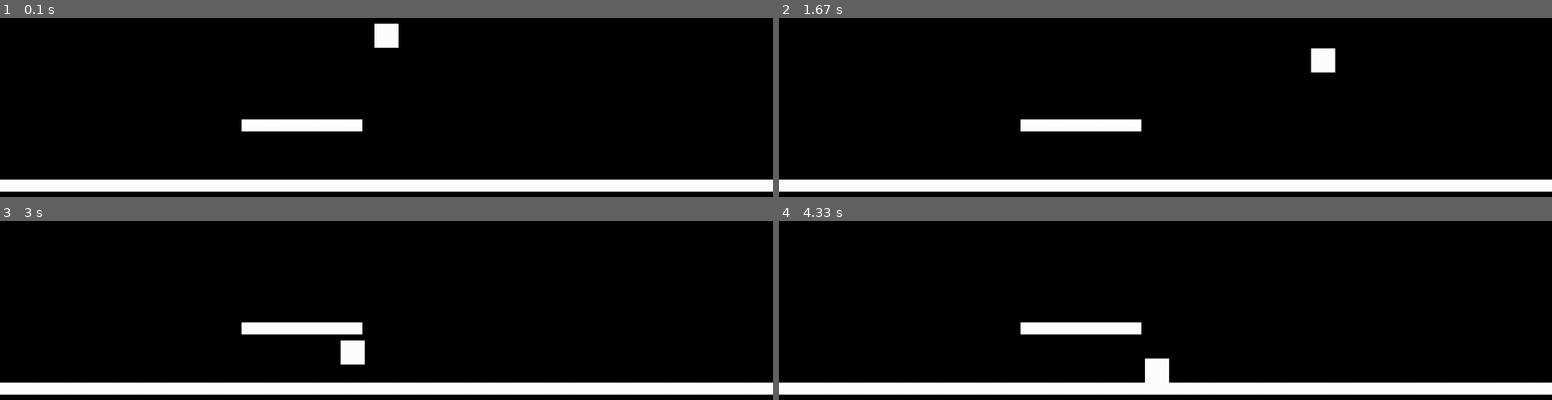
Above: before the commit, frames 1-4 (two rows, left to right).
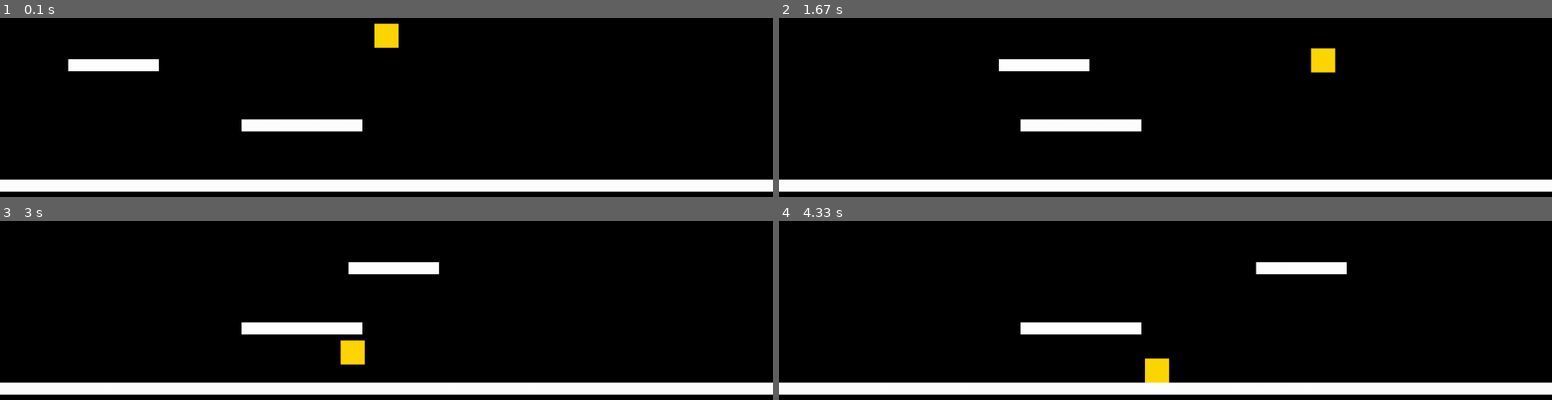
Above: after the commit, the same moments.

Repository: lambo-n/thecoderschool-pygames
Game: pygame game, started from chase.py
Same seed, same stepped clock (60 frames per second), same inputs: the game is played once before the commit and once after it.
Inputs:
- Up to frame 1 (0.1 s): no input
- Up to frame 2 (1.67 s): hold Right 0.33-0.8 s; hold Up 0.83-1.13 s; hold Right 1.17-1.63 s
- Up to frame 3 (3 s): hold Left 1.67-2.2 s; hold Left 2.23-2.63 s; hold Up from 2.67 s (still down)
- Up to frame 4 (4.33 s): release Up at 3.03 s; hold Right 3.07-3.7 s; hold Left 3.73-4.2 s; hold Right from 4.23 s (still down)

The runs differ from the first frame. In frame 1, 1.3% of the frame differs, in the area x 8-52%, y 2-31%; in frame 2, 1.3%; in frame 3, 1.3%, in the area x 44-57%, y 22-81%; in frame 4, 1.3%.

Commit message:
added moving platforms

Diff:
--- a/chase.py
+++ b/chase.py
@@ -15,8 +15,10 @@
 # xpos, ypos, xwidth, yheight
 platformGround = pygame.Rect(0, 600, 1280, 20)
 platform1 = pygame.Rect(400, 500, 200, 20)
+platform4 = pygame.Rect(100, 400, 150, 20)
+moving_dir = 1  # 1 = right, -1 = left
 
-platformList = [platformGround, platform1]
+platformList = [platformGround, platform1, platform4]
 
 while running:
     # poll for events
@@ -28,11 +30,25 @@
     # fill the screen with a color to wipe away anything from last frame
     screen.fill("black")
 
+    # Move the moving platform left and right
+    prev_platform_left = platform4.left
+    platform4.x += moving_dir * 150 * dt
+    if platform4.right >= 1180 or platform4.left <= 50:
+        moving_dir *= -1
+
+    # Move player with platform if standing on it
+    player_rect_cur = pygame.Rect(int(player_pos.x) - 20, int(player_pos.y) - 20, 40, 40)
+    if (player_rect_cur.bottom == platform4.top and
+            player_rect_cur.right > platform4.left and
+            player_rect_cur.left < platform4.right):
+        player_pos.x += platform4.left - prev_platform_left
+
+
     for platform in platformList:
         pygame.draw.rect(screen, "white", platform)
 
     player_rect = pygame.Rect(player_pos.x - 20, player_pos.y - 20, 40, 40)
-    pygame.draw.rect(screen, "white", player_rect)
+    pygame.draw.rect(screen, "gold", player_rect)
 
 
     gravity += 1000 * dt
